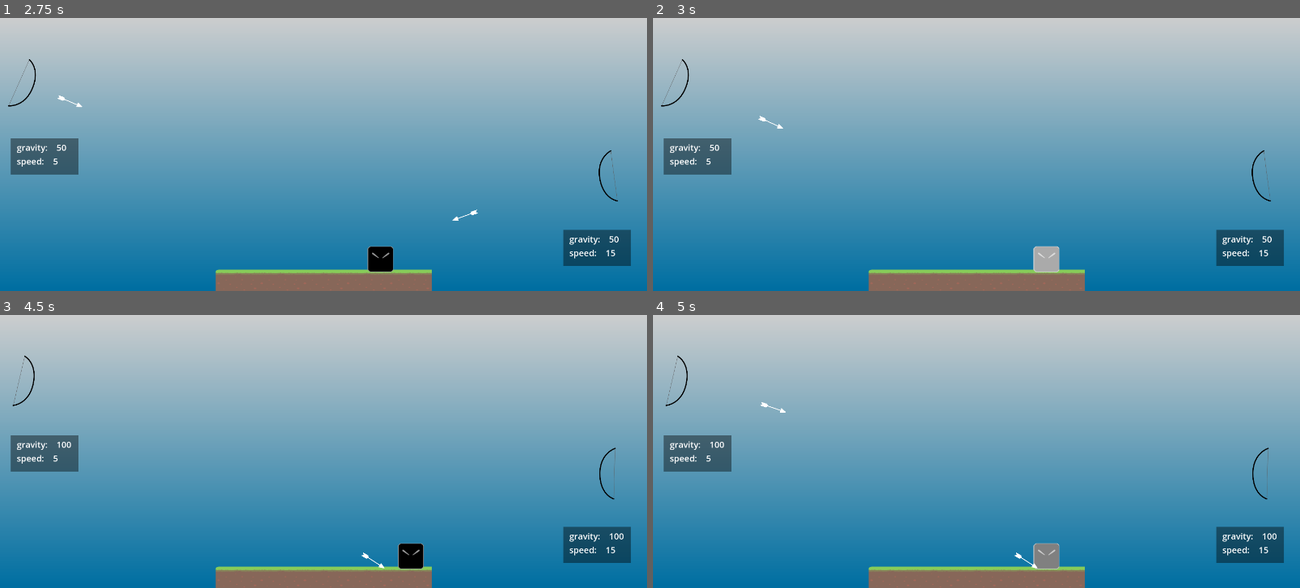
Above: before the commit, frames 1-4 (two rows, left to right).
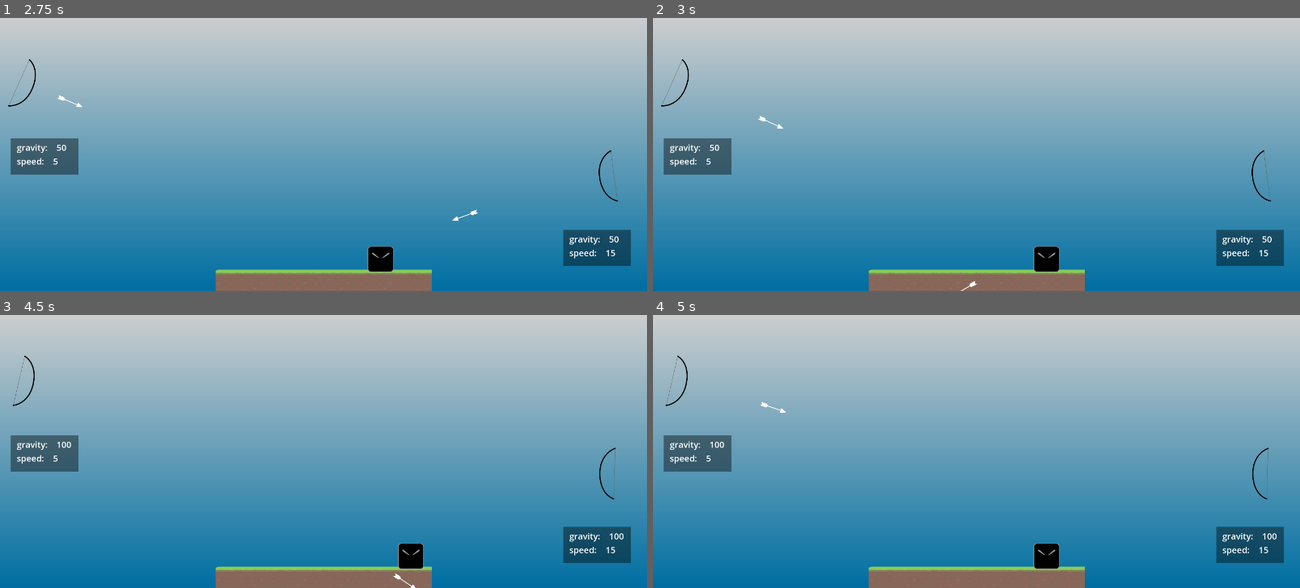
Above: after the commit, the same moments.

Repository: MeroVinggen/Godot-ProjectileOnCurve2DPlugin
Game: Godot game, scene res://demo/2 bows targeting mob on ground/2 bows targeting mob on ground.tscn
Same seed, same stepped clock (60 frames per second), same inputs: the game is played once before the commit and once after it. The project has no main scene, so this scene is started directly.
Inputs (mouse positions are in pixels of both pictures, inside the frame that each line leads up to):
- Up to frame 1 (2.75 s): move the mouse to (465, 138) at 0.52 s; click (465, 138) at 0.67 s; move the mouse to (194, 165) at 1.27 s; click (194, 165) at 1.42 s; move the mouse to (388, 91) at 2.02 s; click (388, 91) at 2.17 s
- Up to frame 2 (3 s): move the mouse to (944, 206) at 2.77 s; click (944, 206) at 2.92 s
- Up to frame 3 (4.5 s): move the mouse to (517, 489) at 3.52 s; click (517, 489) at 3.67 s; move the mouse to (129, 407) at 4.27 s; click (129, 407) at 4.42 s
- Up to frame 4 (5 s): no input

Frame 1 is identical in both runs. In frame 2, 0.4% of the frame differs, in the area x 47-63%, y 83-100%; in frame 3, less than 0.1%; in frame 4, 0.4%.

Commit message:
update Projectile.tscn

Diff:
--- a/demo/shared/projectile/base/Projectile.tscn
+++ b/demo/shared/projectile/base/Projectile.tscn
@@ -8,10 +8,10 @@
 
 [node name="Sprite2D" type="Sprite2D" parent="."]
 
-[node name="Projectile" type="Area2D" parent="."]
+[node name="Area2D" type="Area2D" parent="."]
 monitorable = false
 script = ExtResource("1_qcghd")
 
-[node name="CollisionShape2D" type="CollisionShape2D" parent="Projectile"]
+[node name="CollisionShape2D" type="CollisionShape2D" parent="Area2D"]
 
-[connection signal="area_entered" from="Projectile" to="Projectile" method="_on_area_entered"]
+[connection signal="area_entered" from="Area2D" to="Area2D" method="_on_area_entered"]
